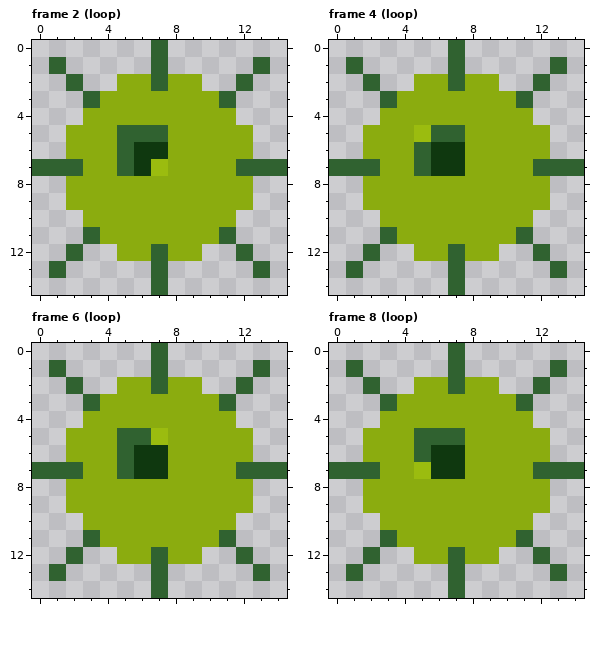
Pixel-art file -- assets/minesweepermine.aseprite. That is the earlier state.
15x15 pixels, 8 frames. Shown: frame 2 (loop), frame 4 (loop), frame 6 (loop), frame 8 (loop).
And afterwards:
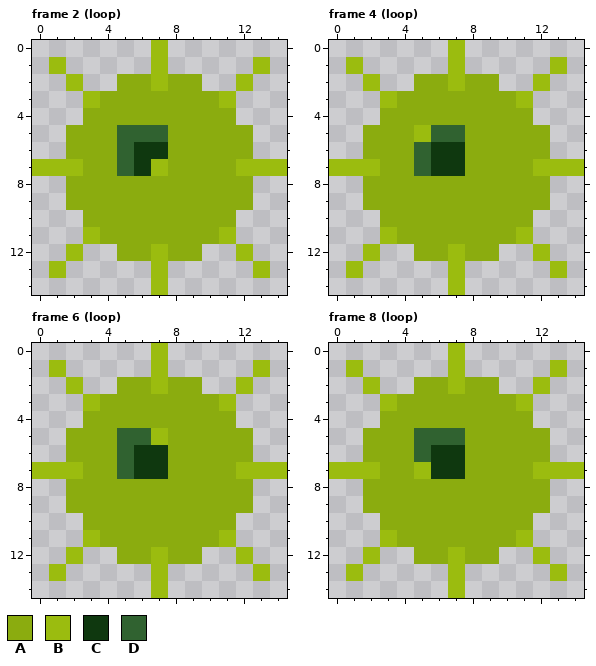
Palette (. is transparent): A #8bac0f  B #9bbc0f  C #0f380f  D #306230
Diff:
Changed rows in their new state; - is an unchanged pixel.
Frame 2 (loop):
first column x 1:
 0 ------B------
 1 B-----B-----B
 2 -B----B----B-
 3 --B-------B--
first column x 0:
 7 BBB---------BBB
first column x 1:
11 --B-------B--
12 -B----B----B-
13 B-----B-----B
14 ------B------
Frame 4 (loop): the same change as frame 2 (loop)
Frame 6 (loop): the same change as frame 2 (loop)
Frame 8 (loop): the same change as frame 2 (loop)
